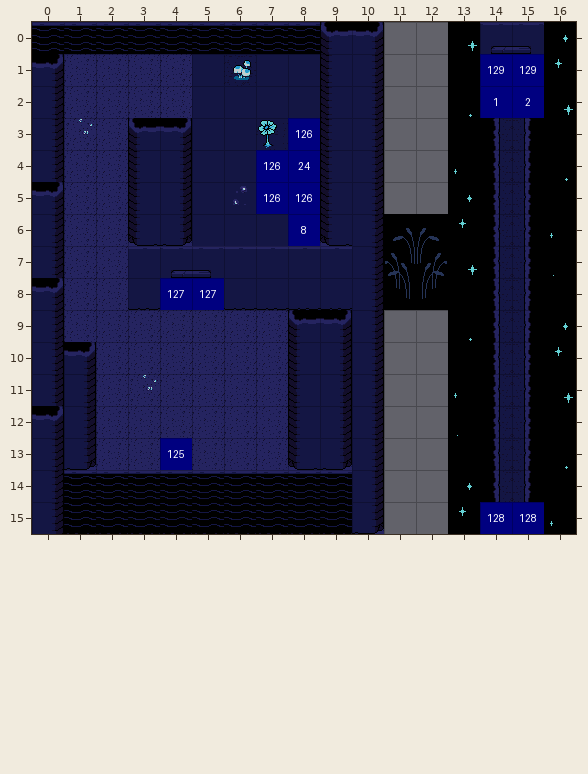
A Tiled map gets an edit: bgs/maps/cave_05.tmx. The first picture shows the starting point.
Cells are 32x32 px. Shown: x 0..16, y 0..15.
After:
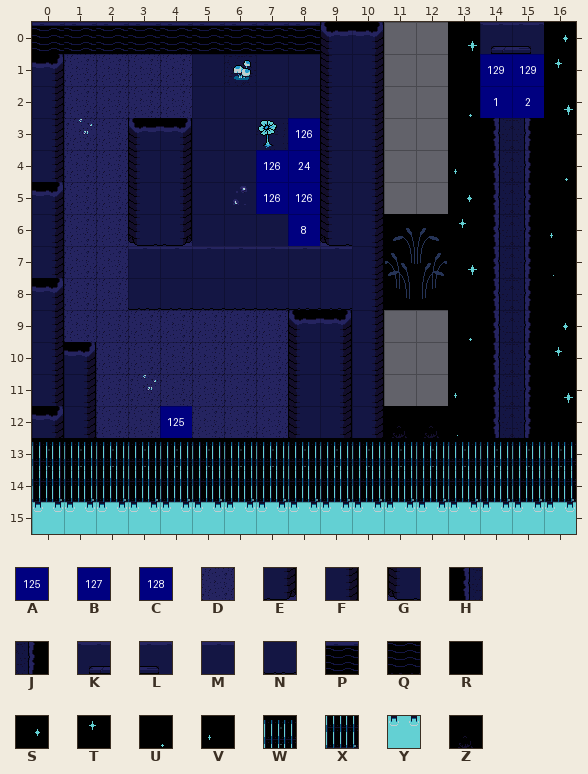
Key: from "blue-labels": A 124, B 126, C 127; from "underground02": D 0, E 4, F 5, G 7, H 12, J 15, K 24, L 26, M 28, N 29, P 31, Q 32, R 34, S 35, T 36, U 39, V 41, W 76, X 77, Y 78, Z 80.
_ is an empty cell, # one hidden under a higher layer.
What changed:
{"where": "layer \"decor\""}
{"y":13,"x":1,"old":"_DD#DDD______HJ","new":"WWWWWWWWWWWWWWW"}
{"y":14,"x":1,"old":"_____________HJ","new":"XXXXXXXXXXXXXXX"}
{"where": "layer \"colliders\""}
{"y":7,"x":4,"old":"KL","new":"MM"}
{"y":8,"x":4,"old":"__","new":"NN"}
{"y":12,"x":11,"old":"__","new":"ZZ"}
{"y":13,"x":0,"old":"FE","new":"W_"}
{"y":13,"x":8,"old":"GEF","new":"___"}
{"y":13,"x":13,"old":"R","new":"_"}
{"y":13,"x":16,"old":"U","new":"W"}
{"y":14,"x":0,"old":"FPPPPPPPPPF","new":"X__________"}
{"y":14,"x":13,"old":"S","new":"_"}
{"y":14,"x":16,"old":"R","new":"X"}
{"y":15,"x":0,"old":"FQQQQQQQQQE__T__V","new":"YYYYYYYYYYYYYYYYY"}
{"where": "layer \"actions\""}
{"y":8,"x":4,"old":"BB","new":"__"}
{"y":12,"x":4,"old":"_","new":"A"}
{"y":13,"x":4,"old":"A","new":"_"}
{"y":15,"x":14,"old":"CC","new":"__"}
